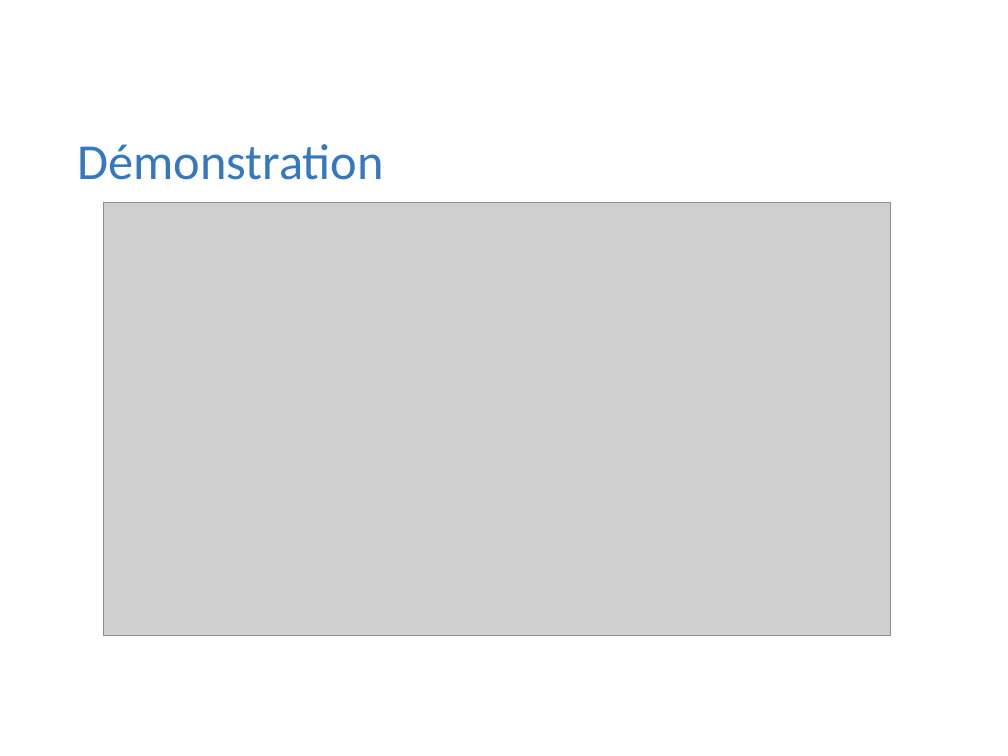
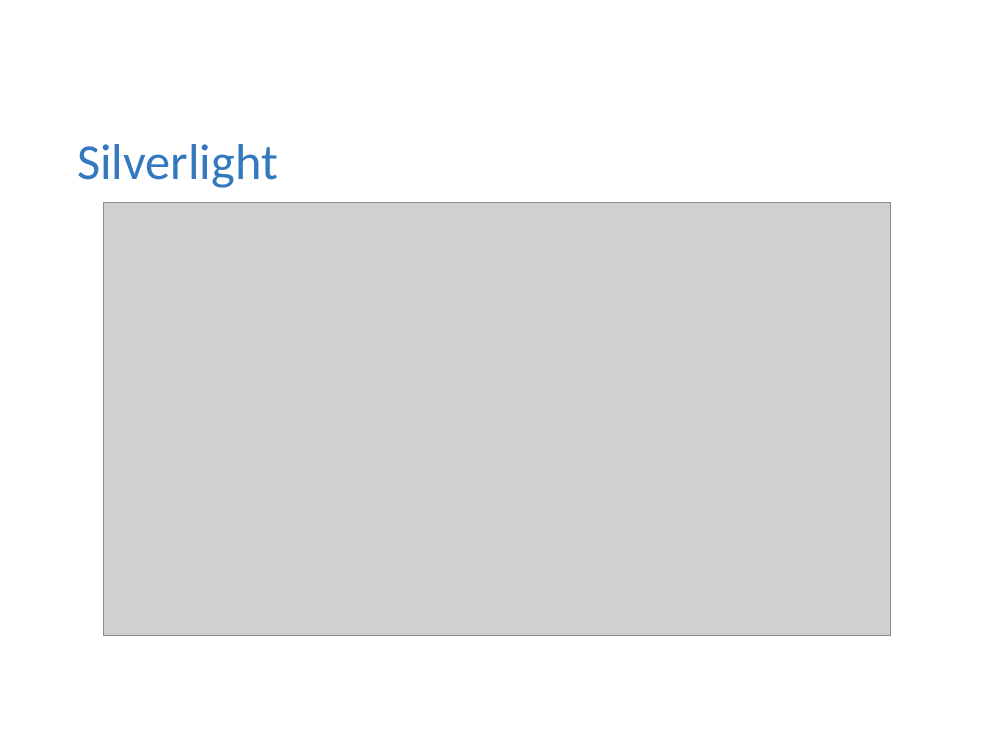
Before and after one commit to Riges/eip-silverlight, a slide deck: slide 9 of Docs/eip 10.09.11/myNETwork.pptx (slide 8 before the commit). Drawn at 1008x756 pixels with LibreOffice and Linux fonts; fonts in the diff are those of the drawing; grey boxes stand for pictures; background and template pictures are left out. Boxes give left, top, right and bottom in pixels: in the first picture for what was removed or moved away, otherwise in the second. Text is boxed around its words. In the diff, an @@ line names an element or a change of style, - is before the commit and + after.

```diff
--- a/Docs/eip 10.09.11/myNETwork.pptx
+++ b/Docs/eip 10.09.11/myNETwork.pptx
@@ text at box(77, 144, 278, 188): text changed @@
-Démonstration
+Silverlight
```
Also in this commit, not shown: 13 other slides changed, 2 slides added, 2 slides removed, 2 other files.
